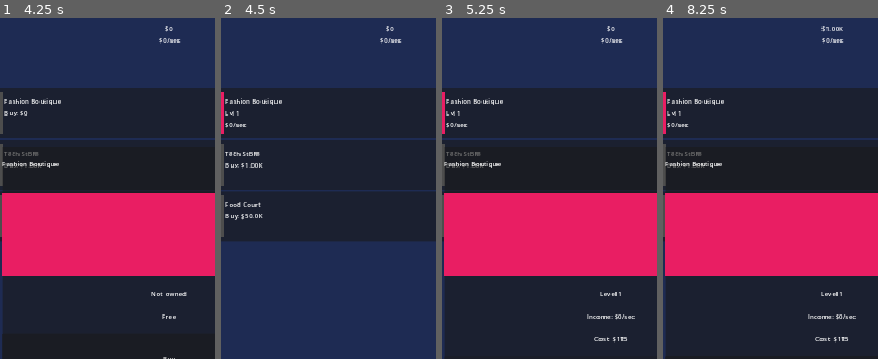
Above: before the commit, frames 1-4 (left to right).
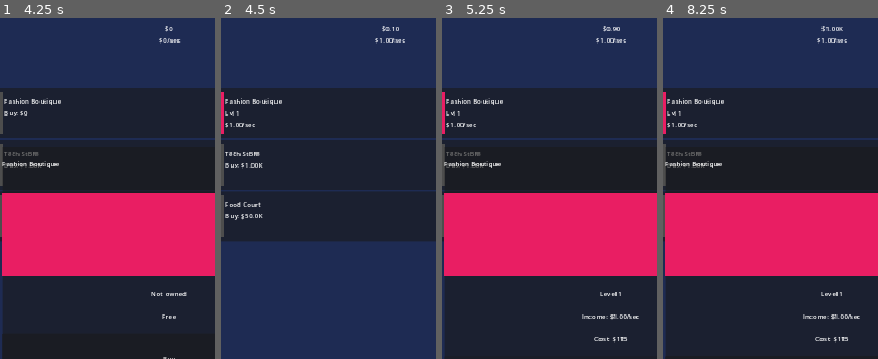
Above: after the commit, the same moments.

Repository: arianos11/Capitalo
Game: Godot game, scene res://scenes/main/Main.tscn
Two runs of this game, one before a commit and one after it. Both use one fixed random seed, a clock stepped at 60 frames per second and the inputs below.
Inputs:
- Up to frame 1 (4.25 s): click "S" at 0.5 s; click "+" at 1.25 s; click "+$1,000 (debug)" at 2 s; click "S" at 2.75 s; click "+" at 3.5 s
- Up to frame 2 (4.5 s): click "Buy" at 4.25 s
- Up to frame 3 (5.25 s): click "▲" at 5 s
- Up to frame 4 (8.25 s): click "▲" at 5.75 s; click "+$1,000 (debug)" at 6.5 s; click "S" at 7.25 s; click "▲" at 8 s
The pictures show only the part of the screen within x 11-61%, y 5-55%; the shares and areas given below are measured in that part.

Frame 1 is identical in both runs. In frame 2, 0.3% of the frame differs, in the area x 3-86%, y 2-32%; in frame 3, 0.6%, in the area x 3-92%, y 2-89%; in frame 4, 0.5%.

Commit message:
feat(economy): emit shop_earned per shop on income tick
Prerequisite for floating number visualization. Adds 3 emits/sec
overhead in M1 (3 shops). EconomyManager._process_income_tick now
loops owned shops post add_money to fire EventBus.shop_earned.

Also fix base_income_per_sec → base_income key mismatch (shops.json
field is "base_income"). Adds FloatingNumberLayerTest skeleton (9/10
failing — FloatingNumberLayer scene not yet created).

Co-Authored-By: Claude Sonnet 4.6 <noreply@anthropic.com>

Diff:
--- a/scripts/autoload/EconomyManager.gd
+++ b/scripts/autoload/EconomyManager.gd
@@ -107,6 +107,13 @@
 	var income_this_tick = total_ips.multiply_by_float(tick_seconds)
 	GameState.add_money(income_this_tick)
 
+	for shop_id in GameState.shops.keys():
+		var shop_ips = calculate_shop_income(shop_id)
+		if shop_ips.is_zero():
+			continue
+		var shop_tick_income = shop_ips.multiply_by_float(tick_seconds)
+		EventBus.shop_earned.emit(shop_id, shop_tick_income)
+
 
 # ==========================================================================
 # INCOME CALCULATION
@@ -148,7 +155,7 @@
 		return BigNumber.from_float(0.0)
 
 	# Base income from definition
-	var base_income: float = shop_def.get("base_income_per_sec", 0.0)
+	var base_income: float = shop_def.get("base_income", 0.0)
 	var income = BigNumber.from_float(base_income)
 
 	# Level multiplier: 1.0 + (level-1) * 0.07 — z time also multiplicative growth
--- /dev/null
+++ b/tests/FloatingNumberLayerTest.gd
@@ -0,0 +1,351 @@
+## FloatingNumberLayerTest.gd
+## Tests for FloatingNumberLayer: object pool, shop_earned subscription, animation.
+## Run: godot --headless --path . --script tests/FloatingNumberLayerTest.gd
+
+extends SceneTree
+
+const _SignalSpy := preload("res://tests/_helpers/SignalSpy.gd")
+const _LAYER_PATH := "res://scenes/ui/FloatingNumberLayer.tscn"
+
+var _eb  # EventBus
+var _gs  # GameState
+var _em  # EconomyManager
+
+var passed: int = 0
+var failed: int = 0
+var failures: Array[String] = []
+
+
+# Inner class for mock shop slots — has shop_id and size properties
+class MockShopSlot extends Node2D:
+	var shop_id: String = ""
+	var size: Vector2 = Vector2(100.0, 100.0)
+
+
+func _initialize() -> void:
+	_eb = get_root().get_node_or_null("EventBus")
+	_gs = get_root().get_node_or_null("GameState")
+	_em = get_root().get_node_or_null("EconomyManager")
+	if _eb == null or _gs == null or _em == null:
+		push_error("[FloatingNumberLayerTest] Autoloads not found — run with --path .")
+		quit(1)
+		return
+	print("[FloatingNumberLayerTest] Starting 10 tests...")
+	_run_tests()
+
+
+func _run_tests() -> void:
+	await process_frame
+
+	await _test_pool_initialized_with_30_labels()
+	await _test_shop_earned_spawns_label()
+	await _test_label_position_matches_slot()
+	await _test_pool_recycles_after_animation()
+	await _test_pool_drops_when_full()
+	await _test_unknown_shop_id_no_spawn()
+	await _test_format_uses_formatters()
+	await _test_zero_amount_no_spawn()
+	await _test_label_fades_to_invisible()
+	await _test_economy_tick_emits_per_shop()
+
+	_print_results()
+	quit(1 if failed > 0 else 0)
+
+
+# ==========================================================================
+# ASSERTIONS
+# ==========================================================================
+
+func _assert(condition: bool, test_name: String) -> void:
+	if condition:
+		passed += 1
+		print("  ✓ %s" % test_name)
+	else:
+		failed += 1
+		failures.append(test_name)
+		push_error("  ✗ FAIL: %s" % test_name)
+
+
+func _print_results() -> void:
+	print("\n[FloatingNumberLayerTest] Results: %d/%d passed" % [passed, passed + failed])
+	for f in failures:
+		print("  ✗ %s" % f)
+
+
+# ==========================================================================
+# HELPERS
+# ==========================================================================
+
+func _load_layer() -> Node:
+	if not ResourceLoader.exists(_LAYER_PATH):
+		return null
+	var scene: PackedScene = load(_LAYER_PATH)
+	if scene == null:
+		return null
+	return scene.instantiate()
+
+
+func _make_mock_slot(shop_id_val: String, pos: Vector2) -> MockShopSlot:
+	var slot := MockShopSlot.new()
+	slot.shop_id = shop_id_val
+	slot.position = pos
+	slot.add_to_group("shop_slots")
+	return slot
+
+
+func _count_visible_labels(layer: Node) -> int:
+	var count := 0
+	for child in layer.get_children():
+		if child is Label and child.visible:
+			count += 1
+	return count
+
+
+# ==========================================================================
+# TESTS
+# ==========================================================================
+
+func _test_pool_initialized_with_30_labels() -> void:
+	var layer := _load_layer()
+	_assert(layer != null, "test_pool_initialized_with_30_labels: scene loads")
+	if layer == null:
+		return
+	get_root().add_child(layer)
+	await process_frame
+
+	var label_count := 0
+	var all_hidden := true
+	for child in layer.get_children():
+		if child is Label:
+			label_count += 1
+			if child.visible:
+				all_hidden = false
+
+	_assert(label_count >= 30, "test_pool_initialized_with_30_labels: >= 30 Labels")
+	_assert(all_hidden, "test_pool_initialized_with_30_labels: all hidden on init")
+
+	layer.queue_free()
+	await process_frame
+
+
+func _test_shop_earned_spawns_label() -> void:
+	var layer := _load_layer()
+	_assert(layer != null, "test_shop_earned_spawns_label: scene loads")
+	if layer == null:
+		return
+	get_root().add_child(layer)
+	var slot := _make_mock_slot("fashion", Vector2(200.0, 400.0))
+	get_root().add_child(slot)
+	await process_frame
+
+	_eb.shop_earned.emit("fashion", BigNumber.from_float(123.0))
+	await process_frame
+
+	var visible_count := _count_visible_labels(layer)
+	_assert(visible_count == 1, "test_shop_earned_spawns_label: exactly 1 label visible")
+
+	var spawned_text := ""
+	for child in layer.get_children():
+		if child is Label and child.visible:
+			spawned_text = child.text
+			break
+	_assert(spawned_text == "+$123", "test_shop_earned_spawns_label: text == '+$123'")
+
+	layer.queue_free()
+	slot.queue_free()
+	await process_frame
+
+
+func _test_label_position_matches_slot() -> void:
+	var layer := _load_layer()
+	_assert(layer != null, "test_label_position_matches_slot: scene loads")
+	if layer == null:
+		return
+	get_root().add_child(layer)
+	var slot := _make_mock_slot("fashion", Vector2(200.0, 400.0))
+	get_root().add_child(slot)
+	await process_frame
+
+	_eb.shop_earned.emit("fashion", BigNumber.from_float(50.0))
+	await process_frame
+
+	var label_pos := Vector2.ZERO
+	var found := false
+	for child in layer.get_children():
+		if child is Label and child.visible:
+			label_pos = child.position
+			found = true
+			break
+
+	_assert(found, "test_label_position_matches_slot: label spawned")
+	if found:
+		# Expected: slot.global_position + Vector2(slot.size.x / 2, -20)
+		var expected := slot.global_position + Vector2(slot.size.x / 2.0, -20.0)
+		var dist := label_pos.distance_to(expected)
+		_assert(dist < 5.0, "test_label_position_matches_slot: position within 5px of slot center-top (dist=%.1f)" % dist)
+
+	layer.queue_free()
+	slot.queue_free()
+	await process_frame
+
+
+func _test_pool_recycles_after_animation() -> void:
+	var layer := _load_layer()
+	_assert(layer != null, "test_pool_recycles_after_animation: scene loads")
+	if layer == null:
+		return
+	get_root().add_child(layer)
+	var slot := _make_mock_slot("fashion", Vector2(200.0, 400.0))
+	get_root().add_child(slot)
+	await process_frame
+
+	_eb.shop_earned.emit("fashion", BigNumber.from_float(10.0))
+	await process_frame
+	_assert(_count_visible_labels(layer) == 1, "test_pool_recycles_after_animation: 1 label active")
+
+	await create_timer(1.5).timeout
+
+	_assert(_count_visible_labels(layer) == 0, "test_pool_recycles_after_animation: label hidden after tween")
+
+	_eb.shop_earned.emit("fashion", BigNumber.from_float(20.0))
+	await process_frame
+	_assert(_count_visible_labels(layer) == 1, "test_pool_recycles_after_animation: recycled label reused")
+
+	layer.queue_free()
+	slot.queue_free()
+	await process_frame
+
+
+func _test_pool_drops_when_full() -> void:
+	var layer := _load_layer()
+	_assert(layer != null, "test_pool_drops_when_full: scene loads")
+	if layer == null:
+		return
+	get_root().add_child(layer)
+	var slot := _make_mock_slot("fashion", Vector2(200.0, 400.0))
+	get_root().add_child(slot)
+	await process_frame
+
+	for i in 35:
+		_eb.shop_earned.emit("fashion", BigNumber.from_float(float(i + 1)))
+	await process_frame
+
+	var visible_count := _count_visible_labels(layer)
+	_assert(visible_count <= 30, "test_pool_drops_when_full: <= 30 labels visible (got %d)" % visible_count)
+	_assert(visible_count > 0, "test_pool_drops_when_full: at least 1 label active")
+
+	layer.queue_free()
+	slot.queue_free()
+	await process_frame
+
+
+func _test_unknown_shop_id_no_spawn() -> void:
+	var layer := _load_layer()
+	_assert(layer != null, "test_unknown_shop_id_no_spawn: scene loads")
+	if layer == null:
+		return
+	get_root().add_child(layer)
+	await process_frame
+
+	_eb.shop_earned.emit("nonexistent_shop", BigNumber.from_float(100.0))
+	await process_frame
+
+	_assert(_count_visible_labels(layer) == 0, "test_unknown_shop_id_no_spawn: 0 labels (no slot found)")
+
+	layer.queue_free()
+	await process_frame
+
+
+func _test_format_uses_formatters() -> void:
+	var layer := _load_layer()
+	_assert(layer != null, "test_format_uses_formatters: scene loads")
+	if layer == null:
+		return
+	get_root().add_child(layer)
+	var slot := _make_mock_slot("fashion", Vector2(200.0, 400.0))
+	get_root().add_child(slot)
+	await process_frame
+
+	_eb.shop_earned.emit("fashion", BigNumber.from_float(1500000.0))
+	await process_frame
+
+	var label_text := ""
+	for child in layer.get_children():
+		if child is Label and child.visible:
+			label_text = child.text
+			break
+	_assert(label_text == "+$1.50M", "test_format_uses_formatters: text == '+$1.50M' (got '%s')" % label_text)
+
+	layer.queue_free()
+	slot.queue_free()
+	await process_frame
+
+
+func _test_zero_amount_no_spawn() -> void:
+	var layer := _load_layer()
+	_assert(layer != null, "test_zero_amount_no_spawn: scene loads")
+	if layer == null:
+		return
+	get_root().add_child(layer)
+	var slot := _make_mock_slot("fashion", Vector2(200.0, 400.0))
+	get_root().add_child(slot)
+	await process_frame
+
+	_eb.shop_earned.emit("fashion", BigNumber.from_float(0.0))
+	await process_frame
+
+	_assert(_count_visible_labels(layer) == 0, "test_zero_amount_no_spawn: 0 labels for zero amount")
+
+	layer.queue_free()
+	slot.queue_free()
+	await process_frame
+
+
+func _test_label_fades_to_invisible() -> void:
+	var layer := _load_layer()
+	_assert(layer != null, "test_label_fades_to_invisible: scene loads")
+	if layer == null:
+		return
+	get_root().add_child(layer)
+	var slot := _make_mock_slot("fashion", Vector2(200.0, 400.0))
+	get_root().add_child(slot)
+	await process_frame
+
+	_eb.shop_earned.emit("fashion", BigNumber.from_float(5.0))
+	await process_frame
+
+	var active_label: Label = null
+	for child in layer.get_children():
+		if child is Label and child.visible:
+			active_label = child
+			break
+	_assert(active_label != null, "test_label_fades_to_invisible: label activated")
+
+	await create_timer(1.5).timeout
+
+	if active_label != null:
+		_assert(active_label.modulate.a < 0.05, "test_label_fades_to_invisible: modulate.a ~ 0 after tween")
+
+	layer.queue_free()
+	slot.queue_free()
+	await process_frame
+
+
+func _test_economy_tick_emits_per_shop() -> void:
+	var spy := _SignalSpy.new()
+	_eb.shop_earned.connect(spy.on_2)
+
+	var original_shops: Dictionary = _gs.shops.duplicate(true)
+	_gs.shops = {
+		"fashion": {"level": 1},
+		"tech": {"level": 1}
+	}
+	_em._cache_dirty = true
+
+	_em._process_income_tick(0.1)
+
+	_assert(spy.count == 2, "test_economy_tick_emits_per_shop: 2 shop_earned emits (got %d)" % spy.count)
+
+	_gs.shops = original_shops
+	_em._cache_dirty = true
+	_eb.shop_earned.disconnect(spy.on_2)
